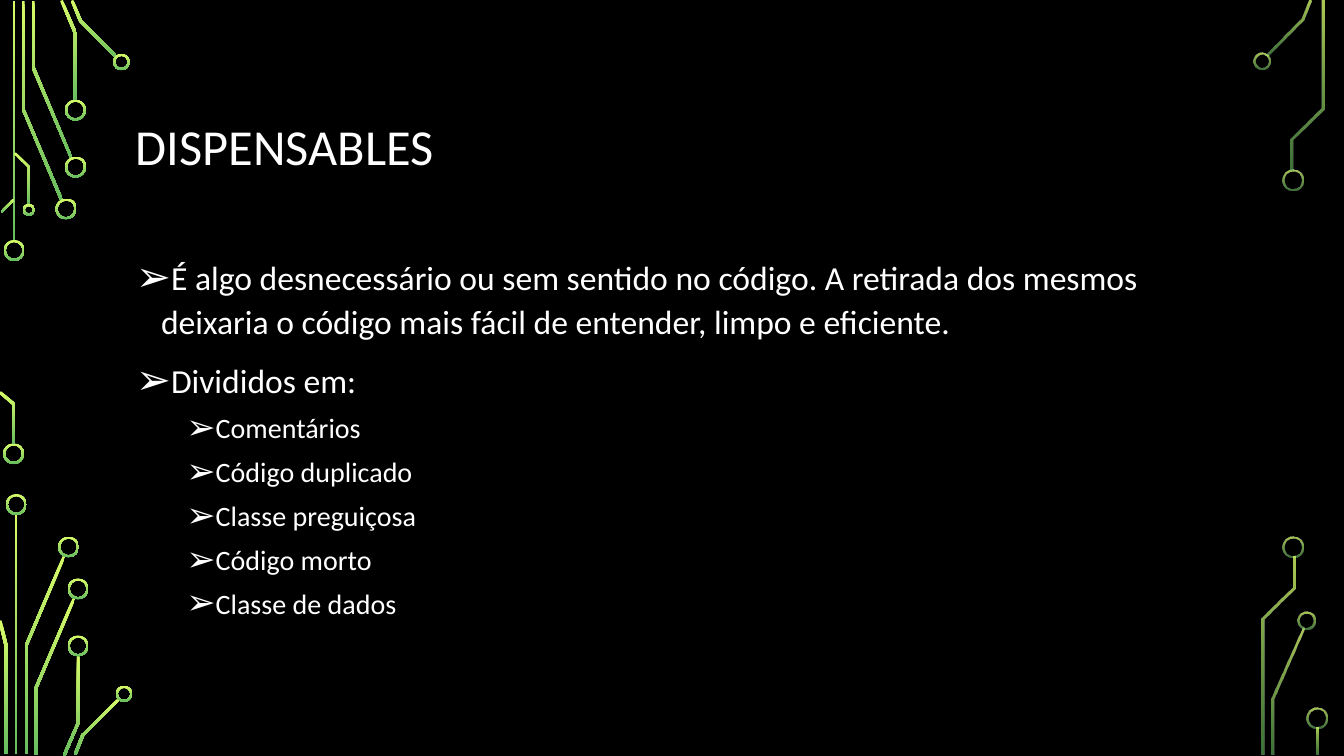
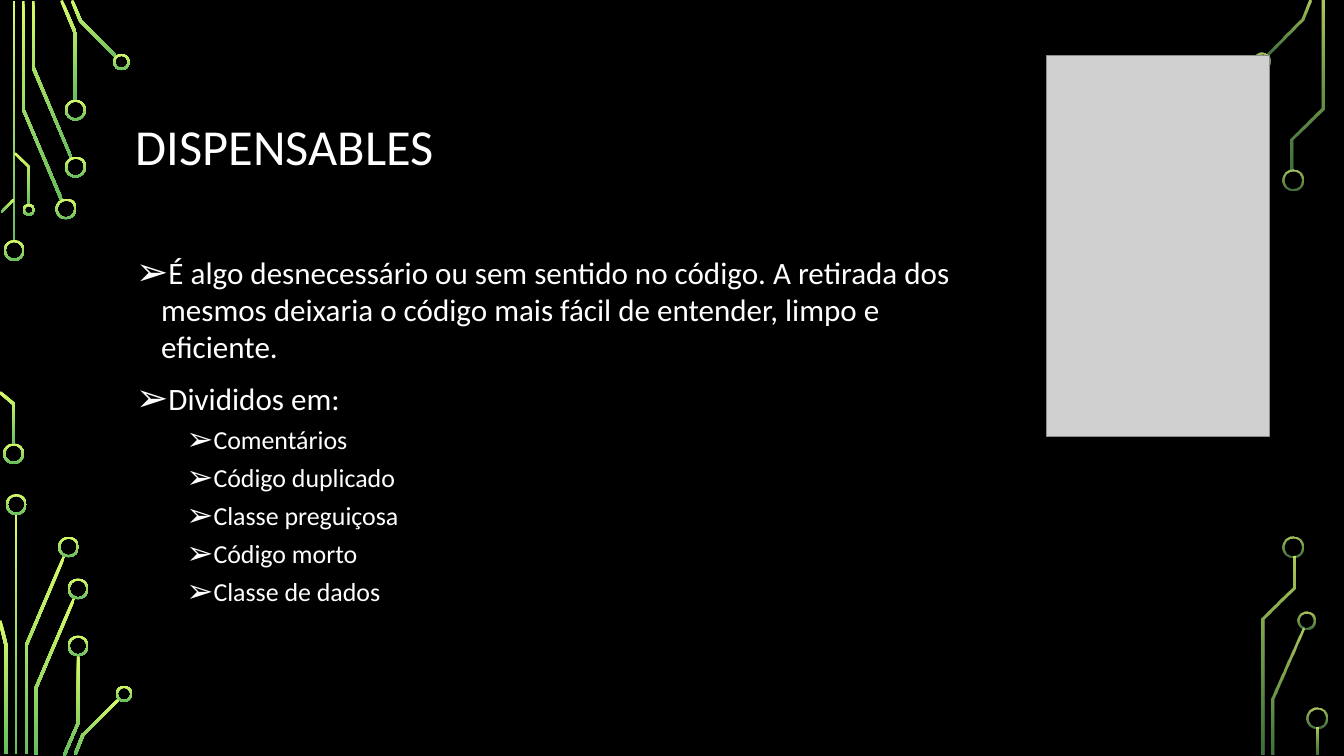
Before and after one commit to Zillyy/engdesoftwareA-elc1069, a slide deck: slide 9 of seminario/ENGENHARIA-DE-SOFTWARE-REFATORAÇÃO.pptx. Drawn at 1344x756 pixels with LibreOffice and Linux fonts; fonts in the diff are those of the drawing; grey boxes stand for pictures; background and template pictures are left out. Boxes give left, top, right and bottom in pixels: in the first picture for what was removed or moved away, otherwise in the second. Text is boxed around its words. In the diff, an @@ line names an element or a change of style, - is before the commit and + after.

```diff
--- a/seminario/ENGENHARIA-DE-SOFTWARE-REFATORAÇÃO.pptx
+++ b/seminario/ENGENHARIA-DE-SOFTWARE-REFATORAÇÃO.pptx
@@ picture added at [1047, 55, 1269, 437] @@
@@ text "É algo desnecessário ou sem ..." at [161, 258, 949, 602]: size 24 to 22.2 pt in "É algo desnecessário ou sem sentido no ...", "Divididos em:"; size 20 to 18.5 pt in "Comentários", "Código duplicado", "Classe preguiçosa", "Código morto" and 1 more places; line spacing 1.1 to 1 @@
```
Also in this commit, not shown: 5 other slides changed, 5 other files.
